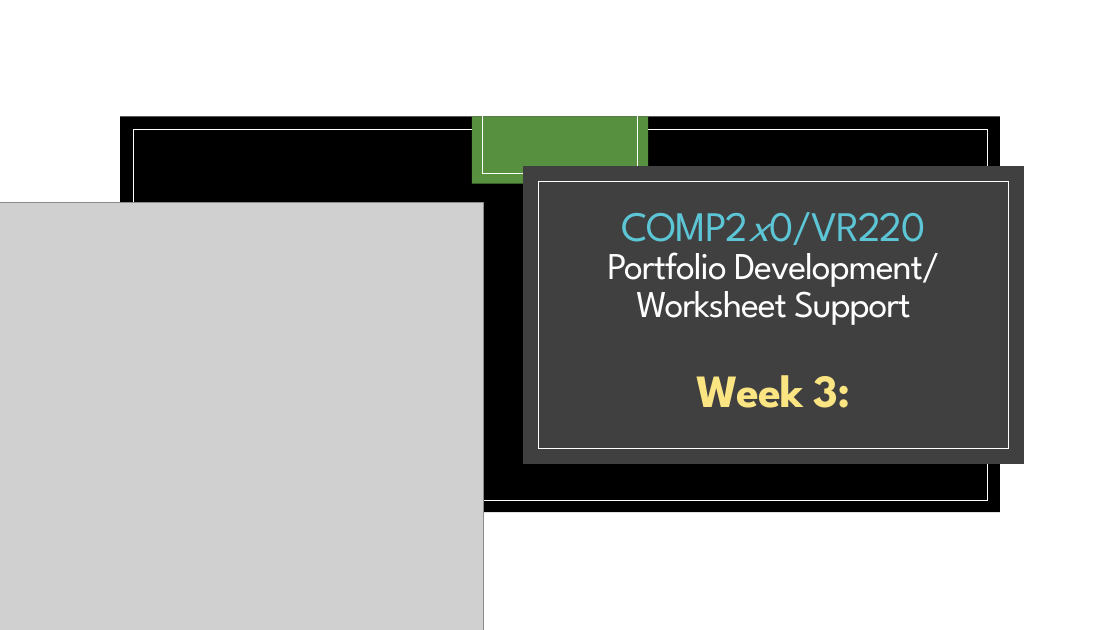
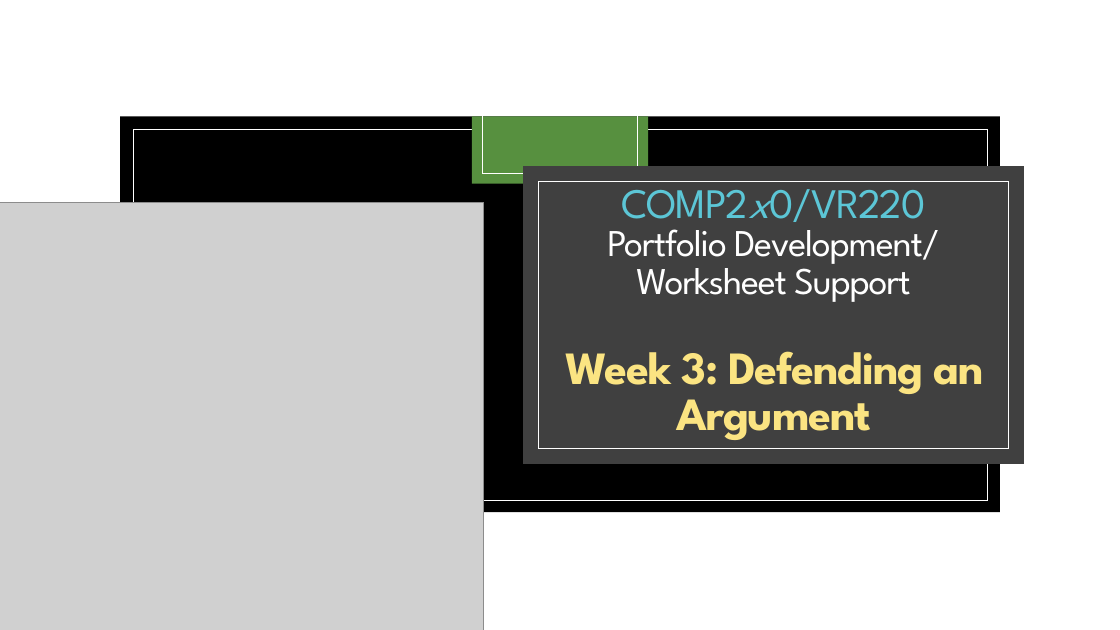
Before and after one commit to Falmouth-Games-Academy/COMP2x0-workshop-slides, a slide deck: slide 1 of COMP2x0-portfolio-workshop-03.pptx. Drawn at 1120x630 pixels with LibreOffice and Linux fonts; fonts in the diff are those of the drawing; grey boxes stand for pictures; background and template pictures are left out. Boxes give left, top, right and bottom in pixels: in the first picture for what was removed or moved away, otherwise in the second. Text is boxed around its words. In the diff, an @@ line names an element or a change of style, - is before the commit and + after.

Commit message:
Updating week 3 slides

```diff
--- a/COMP2x0-portfolio-workshop-03.pptx
+++ b/COMP2x0-portfolio-workshop-03.pptx
@@ title at [565, 181, 983, 440]: text changed @@
-COMP2x0/VR220
-Portfolio Development/
-Worksheet Support
-Week 3:
+COMP2x0/VR220
+Portfolio Development/
+Worksheet Support
+Week 3: Defending an Argument
```
Also in this commit, not shown: 8 slides added, 2 slides removed, 2 other files.
